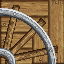
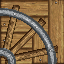
The second 64 x 64 image is a revision of the first. Changes to its layers:
added layer "Layer 4" above "Layer 0" over <box>0,8,57,64</box>
